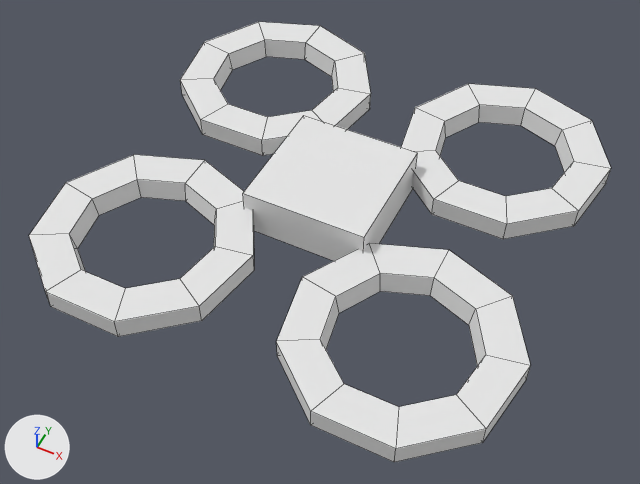
Renders of the OBJ model public/drone.obj from each side of a commit.
Both versions are drawn from a 50 mm camera at (0.432, -0.906, 0.999) aimed at (0.019, -0.08, -0.035). Every picture has the same lights, and +X, +Y and +Z are marked at lower left. Mesh edges are drawn as thin lines. Where no turn or scale is listed for an object, it has been applied to the vertices.

Objects in the first picture: 'Cube_Cube.001', 'Cylinder.001_Cylinder.005', 'Cylinder.002_Cylinder.006', 'Cylinder.003_Cylinder.004', 'Cylinder.004_Cylinder.007'.
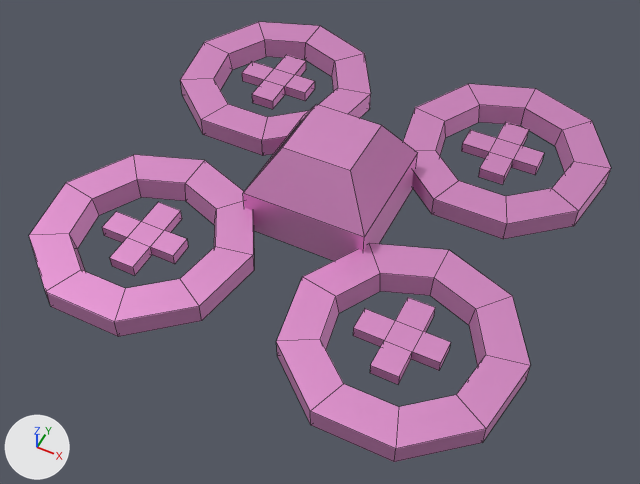
The newer file is also rescaled (x9.817), turned or shifted as a whole; pictures and numbers use the older file's frame.

What changed in the scene script:
```text
Change me_cube_cube_001:
    verts and faces of me_cube_cube_001; kept vertices keep their numbers, new ones are numbered from 8
    remove me_cube_cube_001.from_pydata(...)  # 8 vertices, 6 faces; spans x -0.102..0.102, y -0.102..0.102, z -0.039..0.039
    add me_cube_cube_001.from_pydata(...)  # 16 vertices, 14 faces; spans x -0.102..0.102, y -0.102..0.102, z -0.039..0.113
    me_cube_cube_001 part 1
    add delete_faces([(1, 5, 7, 3)])
    add verts[8] = (-0.069, -0.04, 0.091)  # pixel (279, 149)
    add verts[9] = (-0.069, 0.04, 0.091)  # pixel (303, 118)
    add verts[10] = (0.055, -0.055, 0.113)  # pixel (350, 170)
    add verts[11] = (0.055, 0.055, 0.113)  # pixel (381, 125)
    add verts[12] = (-0.088, -0.058, 0.061)  # pixel (264, 167)
    add verts[13] = (-0.088, 0.058, 0.061)  # pixel (299, 123)
    add verts[14] = (-0.056, -0.055, 0.113)  # pixel (282, 147)
    add verts[15] = (-0.055, 0.056, 0.113)  # pixel (316, 104)
    add faces += [(10, 11, 15, 14), (3, 15, 11, 7), (5, 7, 11, 10), (1, 5, 10, 14), (1, 12, 13, 3), (8, 14, 15, 9)]  # mat_pink (pink #e79bd6)
    add faces += [(1, 14, 8, 12), (3, 13, 9, 15)]  # mat_pink (pink #e79bd6)
    add faces += [(8, 9, 13, 12)]  # mat_camera (black #000000)
    me_cube_cube_001 part 2: 5 faces spanning x -0.102..0.102, y -0.102..0.102, z -0.039..0.039 switch from mat_none (white #e7e7e7) to mat_pink (pink #e79bd6)
    add me_cube_cube_001.materials.append(mat_camera)  # black #000000
Change me_cylinder_001_cylinder_005:
    where me_cylinder_001_cylinder_005.from_pydata(...)  # 36 vertices, 36 faces; spans x 0.043..0.385, y 0.046..0.383, z -0.027..0.008
    remove me_cylinder_001_cylinder_005.materials.append(mat_none)  # white #e7e7e7
    add me_cylinder_001_cylinder_005.materials.append(mat_pink)  # pink #e79bd6
Change me_cylinder_002_cylinder_006:
    where me_cylinder_002_cylinder_006.from_pydata(...)  # 36 vertices, 36 faces; spans x 0.043..0.385, y -0.379..-0.042, z -0.027..0.008
    remove me_cylinder_002_cylinder_006.materials.append(mat_none)  # white #e7e7e7
    add me_cylinder_002_cylinder_006.materials.append(mat_pink)  # pink #e79bd6
Change me_cylinder_003_cylinder_004:
    where me_cylinder_003_cylinder_004.from_pydata(...)  # 36 vertices, 36 faces; spans x -0.383..-0.041, y 0.046..0.383, z -0.027..0.008
    remove me_cylinder_003_cylinder_004.materials.append(mat_none)  # white #e7e7e7
    add me_cylinder_003_cylinder_004.materials.append(mat_pink)  # pink #e79bd6
Change me_cylinder_004_cylinder_007:
    where me_cylinder_004_cylinder_007.from_pydata(...)  # 36 vertices, 36 faces; spans x -0.383..-0.041, y -0.374..-0.038, z -0.027..0.008
    remove me_cylinder_004_cylinder_007.materials.append(mat_none)  # white #e7e7e7
    add me_cylinder_004_cylinder_007.materials.append(mat_pink)  # pink #e79bd6
Add ob_cube_004:
    ob_cube_004 = bpy.data.objects.new('Cube.004', me_cube_004)  # 24 vertices, 22 faces; spans x 0.1471..0.2759, y -0.2808..-0.152, z -0.0123..0.0064; in mat_pink (pink #e79bd6)
    ob_cube_004.location = (0.0, 0.001, 0.0)
Add ob_cube_003:
    ob_cube_003 = bpy.data.objects.new('Cube.003', me_cube_003)  # 24 vertices, 22 faces; spans x -0.275..-0.1462, y -0.2808..-0.152, z -0.0123..0.0064; in mat_pink (pink #e79bd6)
    ob_cube_003.location = (0.0, 0.001, 0.0)
Add ob_cube_002:
    ob_cube_002 = bpy.data.objects.new('Cube.002', me_cube_002)  # 24 vertices, 22 faces; spans x -0.275..-0.1462, y 0.1444..0.2732, z -0.0123..0.0064; in mat_pink (pink #e79bd6)
    ob_cube_002.location = (0.0, 0.001, 0.0)
Add ob_cube_001_cube:
    ob_cube_001_cube = bpy.data.objects.new('Cube.001_Cube', me_cube_001_cube)  # 24 vertices, 22 faces; spans x 0.1482..0.277, y 0.1444..0.2732, z -0.0123..0.0064; in mat_pink (pink #e79bd6)
    ob_cube_001_cube.location = (0.0, 0.001, 0.0)
```

Boxes [x1, y1, x2, y2] around the edits, measured in the pictures (640 x 484 px):
'Cylinder.002_Cylinder.006', recoloured (white to pink)
    both: [276, 243, 531, 462]
'Cylinder.004_Cylinder.007', recoloured (white to pink)
    both: [29, 155, 254, 337]
'Cube_Cube.001', reshaped (7% taller)
    before: [243, 115, 418, 261]
    after: [243, 104, 418, 261]
'Cylinder.001_Cylinder.005', recoloured (white to pink)
    both: [401, 84, 611, 239]
'Cylinder.003_Cylinder.004', recoloured (white to pink)
    both: [180, 22, 371, 156]
'Cube.004', added (pink)
    after: [353, 297, 451, 384]
'Cube.003', added (pink)
    after: [102, 202, 188, 275]
'Cube.001_Cube', added (pink)
    after: [461, 122, 544, 185]
'Cube.002', added (pink)
    after: [242, 55, 315, 109]
part 1 of me_cube_cube_001, built on
    before: [243, 115, 418, 237]
    after: [243, 104, 418, 237]
part 2 of me_cube_cube_001, recoloured
    both: [243, 153, 418, 261]
